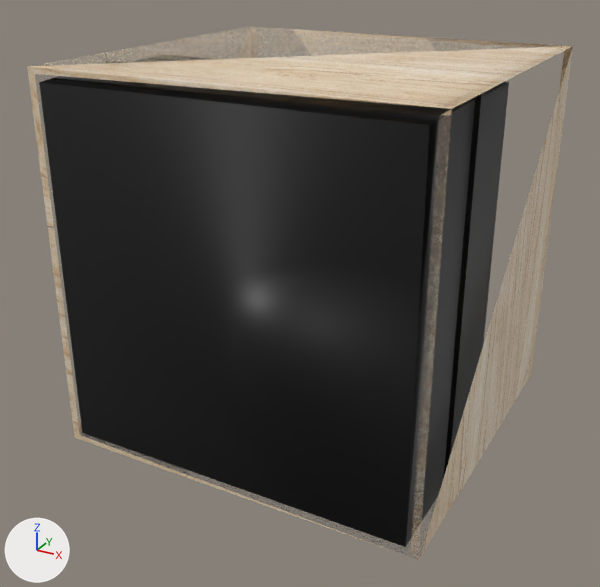
Two versions of the glTF model Frames/frameAmerican_wooden.glb, one commit apart.
One viewpoint serves both versions: a 50 mm lens placed at (1.53, -1.495, 1.332), pointed at (0.478, 0.419, 0.375). The axes (+X, +Y, +Z) are drawn at lower left. The lights are the same throughout. Where no turn or scale is listed for an object, it has been applied to the vertices.

Names of what the first picture shows: 'A_PaintingMesh', 'Material2', 'Material3.003'.
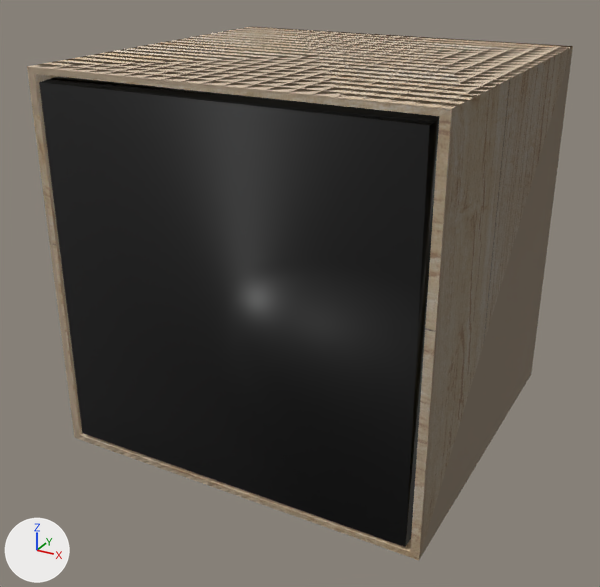
The change in detail:
Material 'Gold.001' (mat_gold_001) is new.
Its texture is img_woodtexture.
Its metallic is 0.0102.
Its roughness is 0.735.
me_material3_013 has 20 vertices, 40 faces and spans x -0.023..1.044, y -0.012..1.004, z -0.016..1.037.
me_material3_013 no longer uses material mat_color_000_002 (white #f2f2f2).
me_material3_013 now uses material mat_gold_001 (picture img_woodtexture).

Boxes [x1, y1, x2, y2] around the edits, measured in the pictures (600 x 587 px):
'Material3.003', recoloured (grey to brown)
    both: [29, 27, 573, 560]
